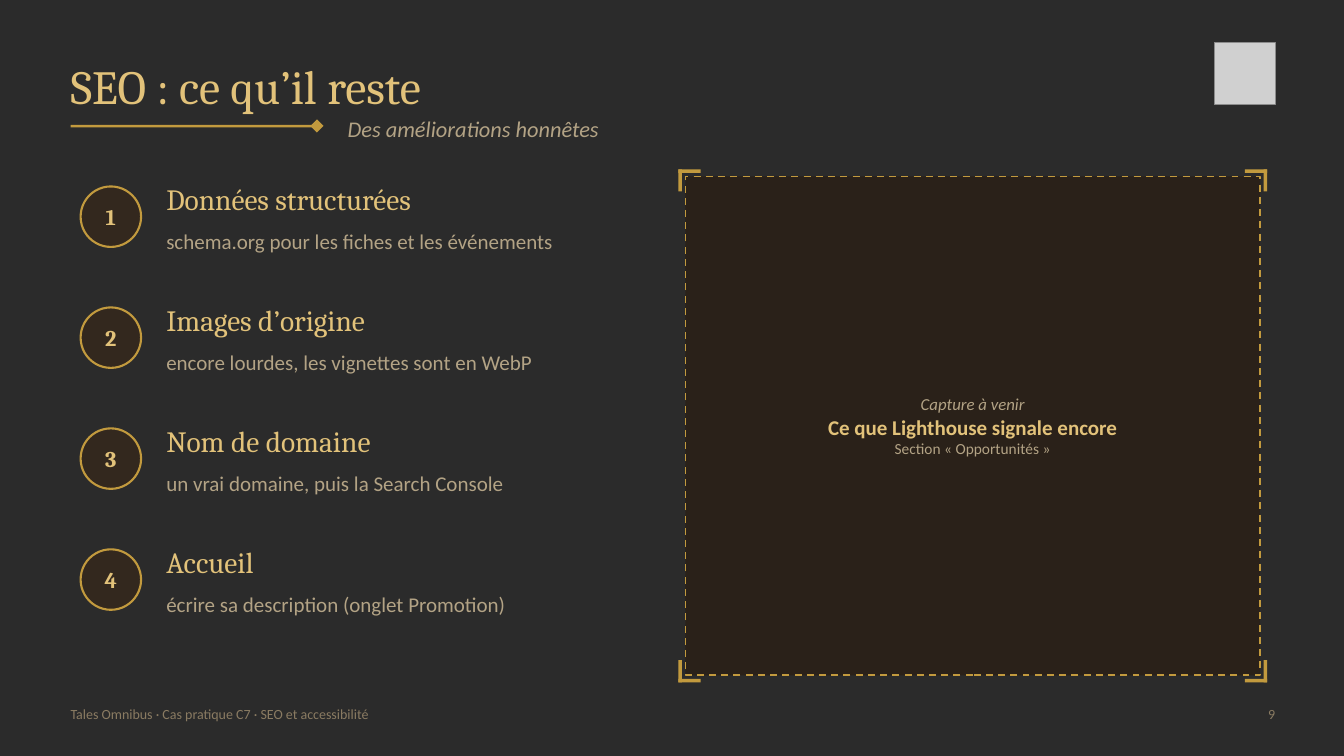
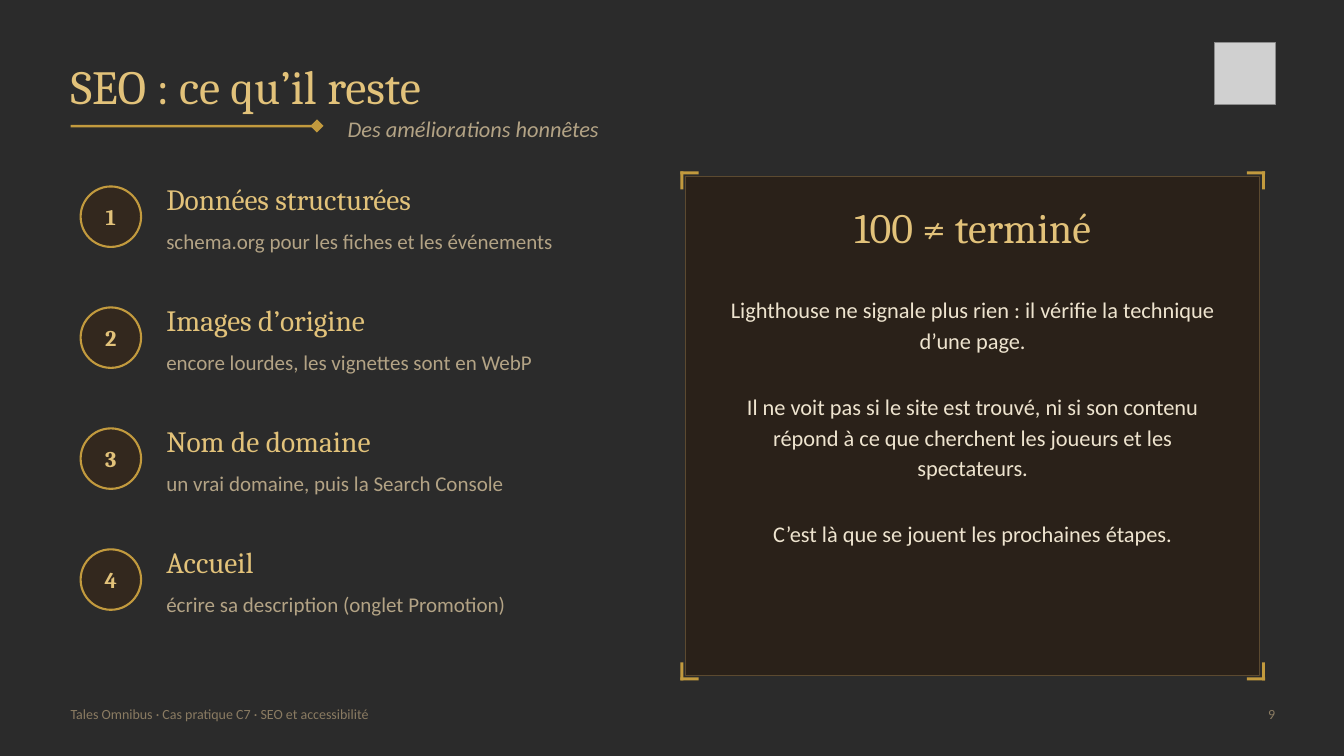
Before and after one commit to QuentinMich/Tales_Omnibus, a slide deck: slide 9 of rapport/slides/Soutenance partie 2 - SEO et accessibilité.pptx. Drawn at 1344x756 pixels with LibreOffice and Linux fonts; fonts in the diff are those of the drawing; grey boxes stand for pictures; background and template pictures are left out; a plain dark background stands for a picture behind light text. Boxes give left, top, right and bottom in pixels: in the first picture for what was removed or moved away, otherwise in the second. Text is boxed around its words. In the diff, an @@ line names an element or a change of style, - is before the commit and + after.

```diff
--- a/rapport/slides/Soutenance partie 2 - SEO et accessibilité.pptx
+++ b/rapport/slides/Soutenance partie 2 - SEO et accessibilité.pptx
@@ rectangle at box(686, 176, 1260, 676): outline #C29A3E 1.25 pt dashed to #5C4A30 0.75 pt @@
@@ text added at box(854, 213, 1091, 244), 30 pt, text #E2C27A @@
+100 ≠ terminé
@@ text added at box(731, 302, 1214, 546), 16 pt, text #EEE4CF @@
+Lighthouse ne signale plus rien : il vérifie la technique d’une page.
+Il ne voit pas si le site est trouvé, ni si son contenu répond à ce que cherchent les joueurs et les spectateurs.
+C’est là que se jouent les prochaines étapes.
@@ text in rectangle at box(828, 398, 1117, 457): text removed @@
-Capture à venir
-Ce que Lighthouse signale encore
-Section « Opportunités »
```
Also in this commit, not shown: 2 other slides changed, 4 other files.
